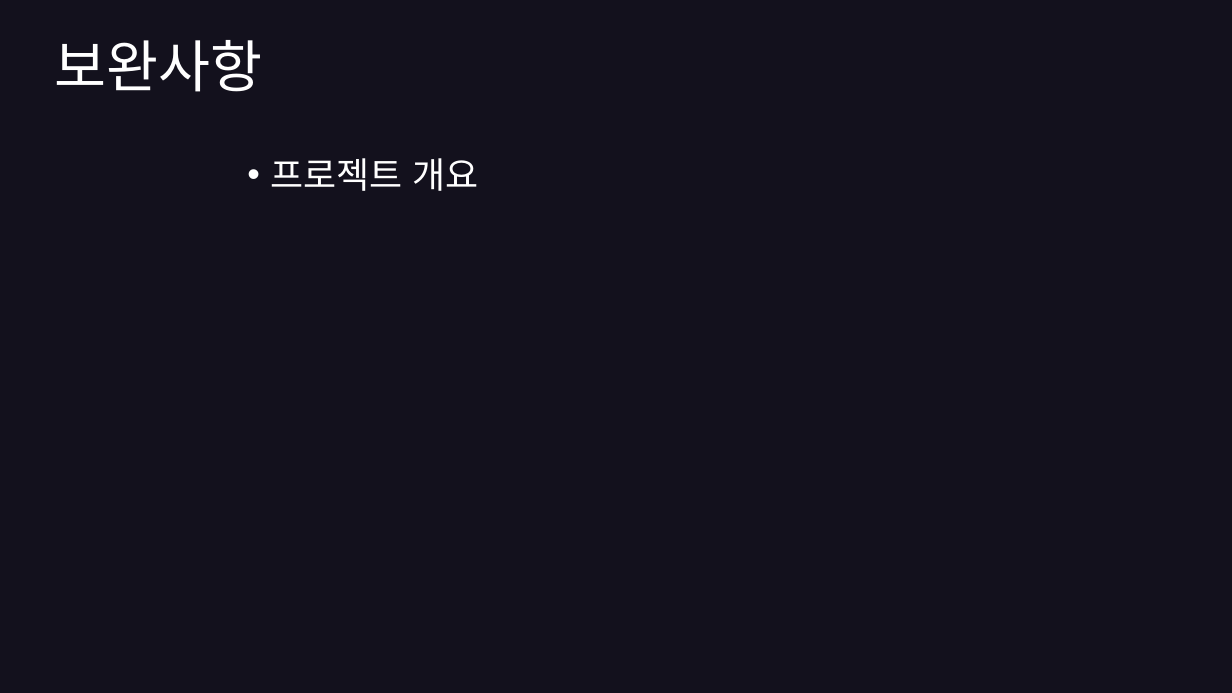
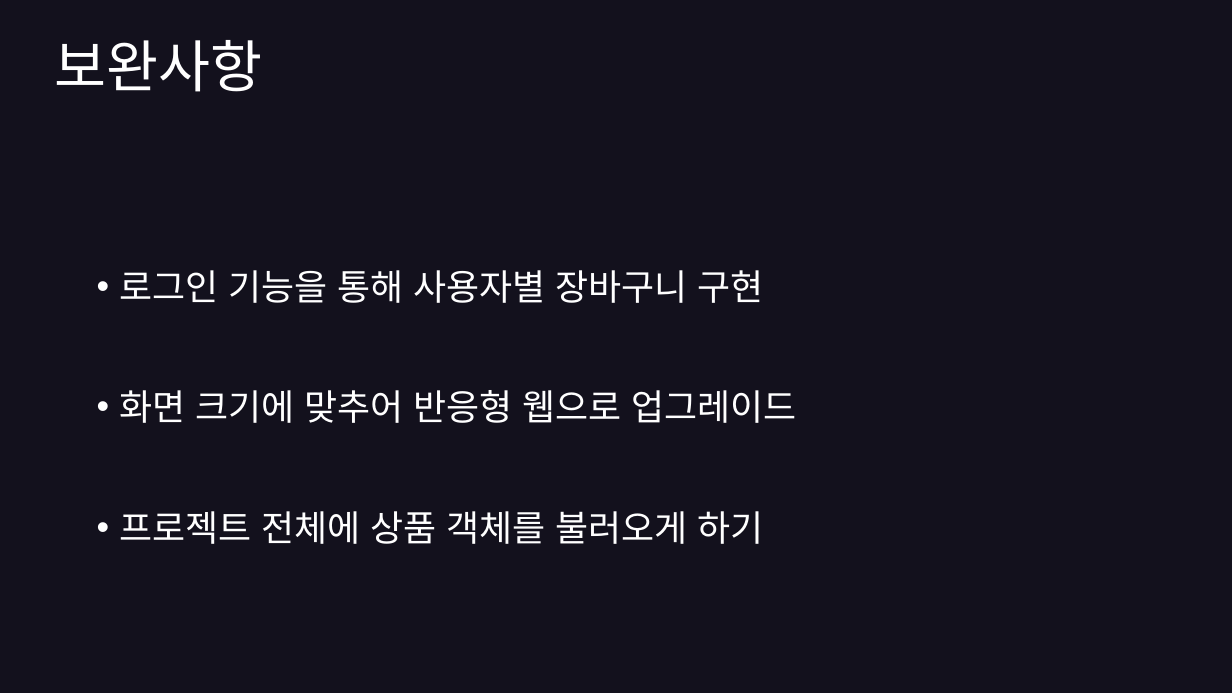
Before and after one commit to hyunkyumlee/FrontProject, a slide deck: slide 34 of 발표 자료/푸마_발표ppt.pptx. Drawn at 1232x693 pixels with LibreOffice and Linux fonts; fonts in the diff are those of the drawing. Boxes give left, top, right and bottom in pixels: in the first picture for what was removed or moved away, otherwise in the second. Text is boxed around its words. In the diff, an @@ line names an element or a change of style, - is before the commit and + after.

Commit message:
상품 사진 개수 수정, 개인 대본 추가

```diff
--- a/발표 자료/푸마_발표ppt.pptx
+++ b/발표 자료/푸마_발표ppt.pptx
@@ text "로그인 기능을 통해 사용자별 장바구니 ..." at (x1=120, y1=270, x2=797, y2=544): vertical alignment top to middle @@
@@ text at (x1=120, y1=270, x2=797, y2=544): text changed @@
-• 프로젝트 개요
+• 로그인 기능을 통해 사용자별 장바구니 구현
+• 화면 크기에 맞추어 반응형 웹으로 업그레이드
+• 프로젝트 전체에 상품 객체를 불러오게 하기
```
Also in this commit, not shown: 2 other slides changed, 3 other files.
